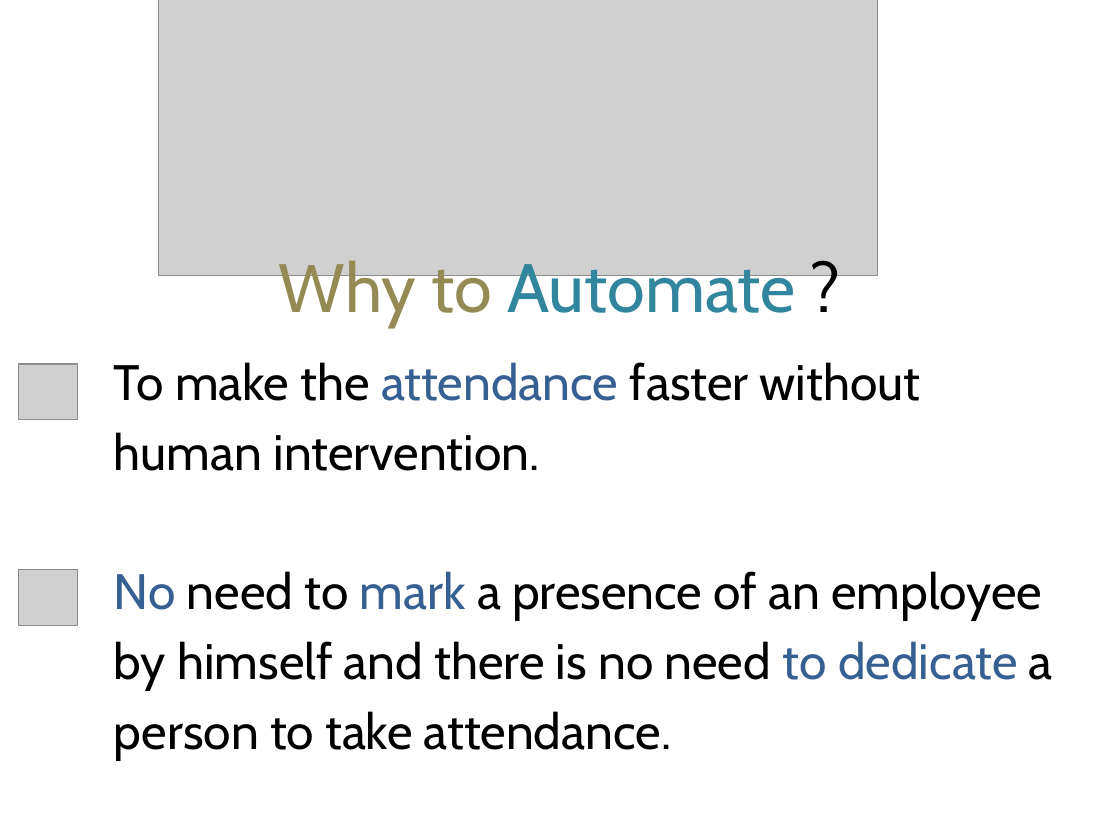
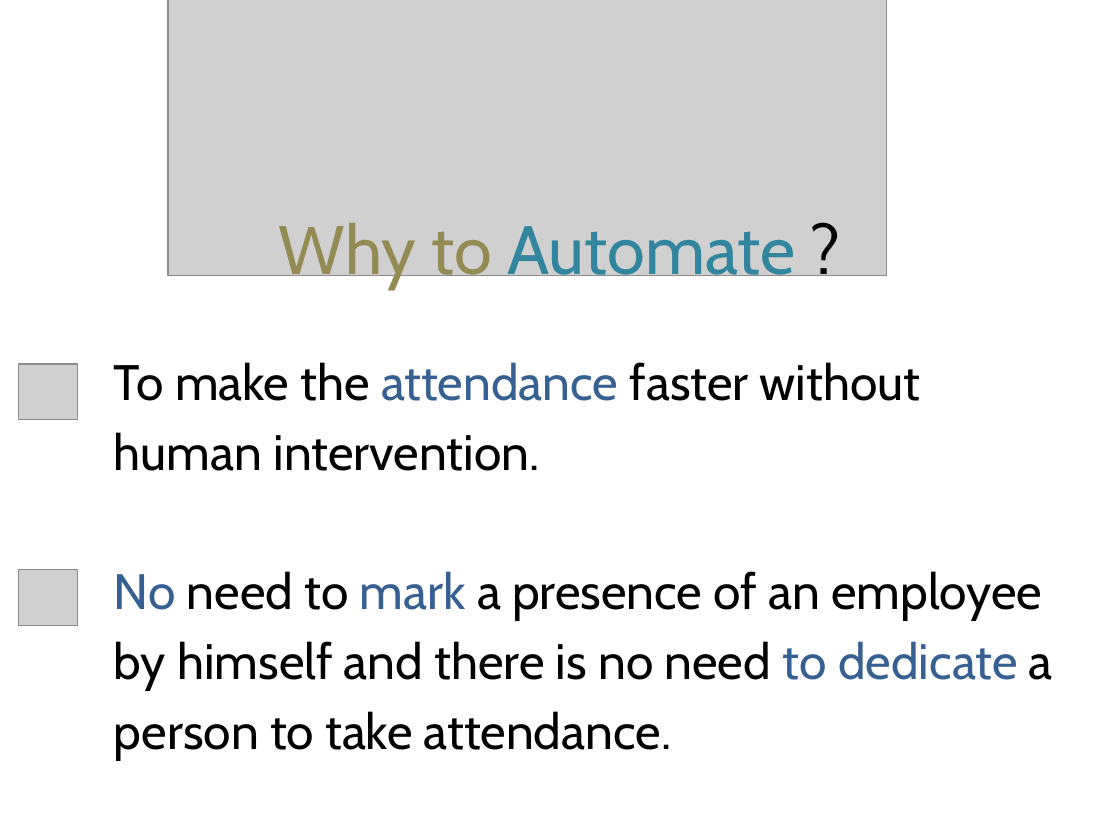
Before and after one commit to AayushShah25/Attendence-By-AI-With-Databse, a slide deck: slide 2 of Automated Attendance System – By AI.pptx. Drawn at 1120x840 pixels with LibreOffice and Linux fonts; fonts in the diff are those of the drawing; grey boxes stand for pictures. Boxes give left, top, right and bottom in pixels: in the first picture for what was removed or moved away, otherwise in the second. Text is boxed around its words. In the diff, an @@ line names an element or a change of style, - is before the commit and + after.

```diff
--- a/Automated Attendance System – By AI.pptx
+++ b/Automated Attendance System – By AI.pptx
@@ picture moved from (x1=159, y1=0, x2=878, y2=276) to (x1=168, y1=0, x2=887, y2=276) @@
@@ title "Why to Automate ?" moved from (x1=279, y1=260, x2=795, y2=327) to (x1=279, y1=222, x2=795, y2=290) @@
```
Also in this commit, not shown: 2 other slides changed, 7 slides added, 1 slide removed.
